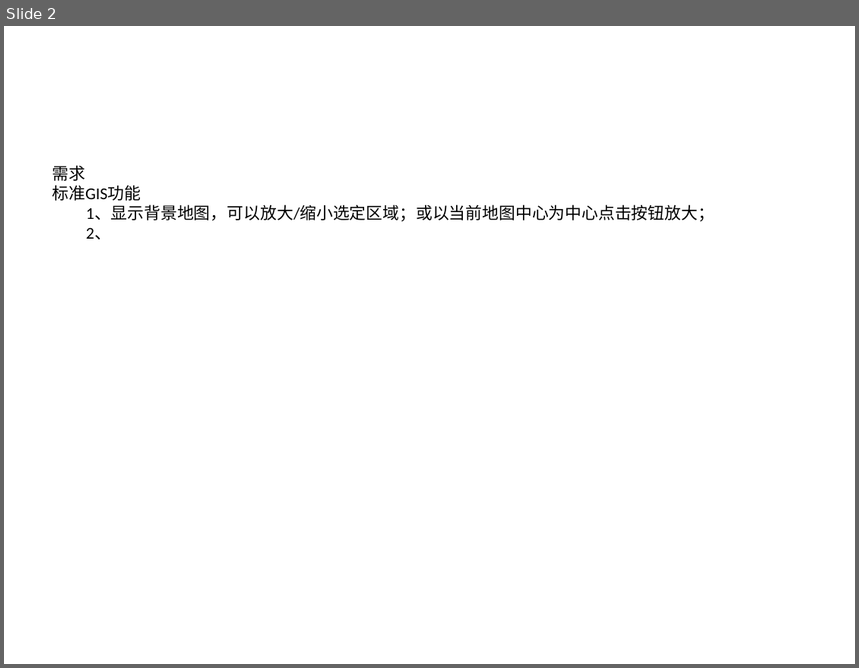
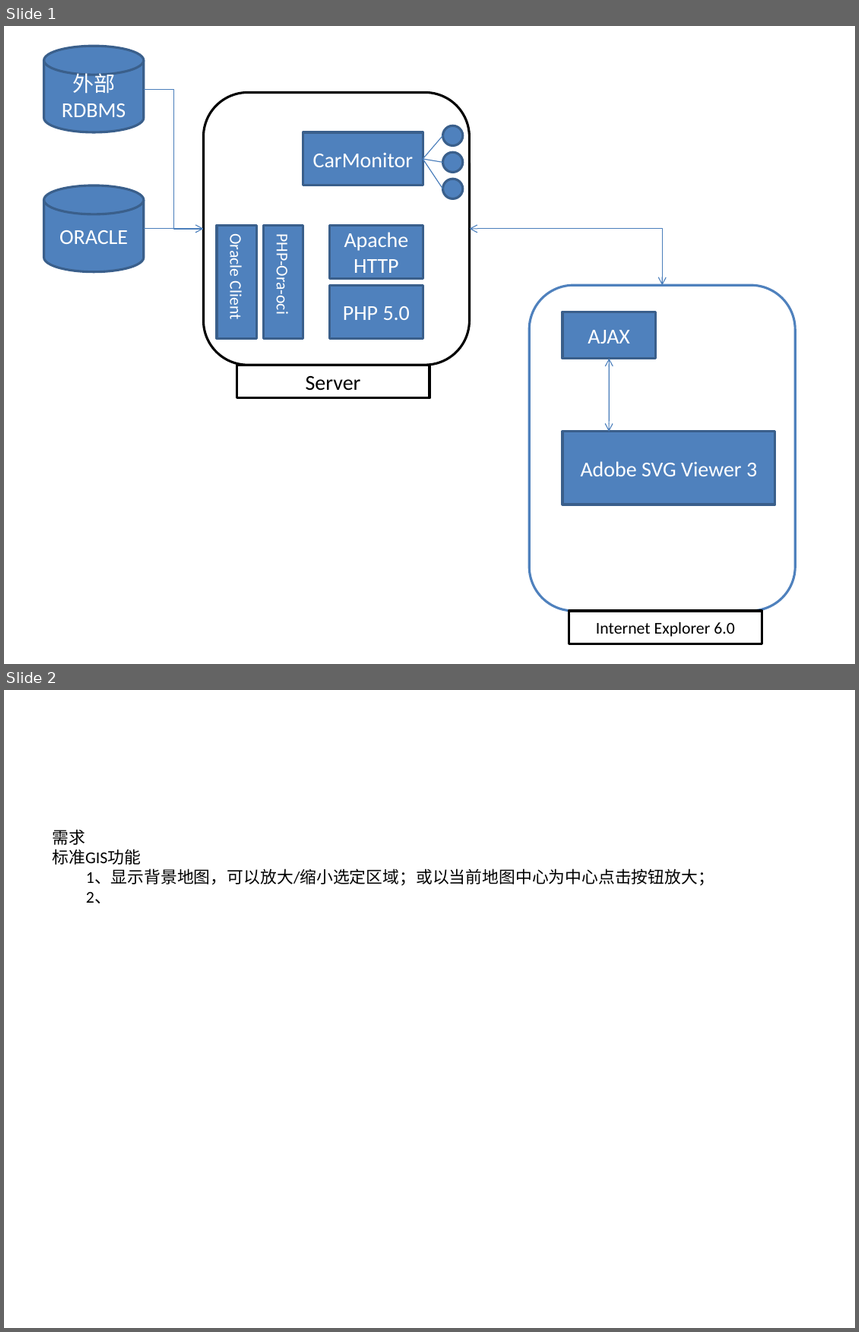
Before and after one commit to huhongjun/mygis, a slide deck: docu/arch.pptx. Shown one above the other, each under a label of ours: slide 2 before the commit, slides 1 and 2 after it. The pictures are 859x668 and 859x1332 pixels, drawn with LibreOffice and Linux fonts; fonts in the diff are those of the drawing. Boxes give left, top, right and bottom in pixels: in the first picture for what was removed or moved away, otherwise in the second. Text is boxed around its words. In the diff, an @@ line names an element or a change of style, - is before the commit and + after.

```diff
--- a/docu/arch.pptx
+++ b/docu/arch.pptx
@@ slide 1 added at <box>4,26,855,664</box>, background #FFFFFF @@
@@ cylinder added at <box>44,46,144,132</box>, fill #4F81BD, outline #3A5F8C 2 pt, 18 pt, text #FFFFFF @@
+外部RDBMS
@@ elbow arrow added from (144, 89) to (203, 229), #4B7EBC 0.75 pt @@
@@ rounded rectangle added at <box>203,92,470,365</box>, fill #FFFFFF, outline #000000 2 pt @@
@@ rectangle added at <box>303,132,424,186</box>, fill #4F81BD, outline #3A5F8C 2 pt, 18 pt, text #FFFFFF @@
+CarMonitor
@@ line added from (423, 159) to (443, 135), #4B7EBC 0.75 pt @@
@@ ellipse added at <box>443,126,463,145</box>, fill #4F81BD, outline #3A5F8C 2 pt @@
@@ line added from (423, 159) to (443, 162), #4B7EBC 0.75 pt @@
@@ line added from (423, 159) to (443, 189), #4B7EBC 0.75 pt @@
@@ ellipse added at <box>443,152,463,172</box>, fill #4F81BD, outline #3A5F8C 2 pt @@
@@ cylinder added at <box>44,185,144,272</box>, fill #4F81BD, outline #3A5F8C 2 pt, 18 pt, text #FFFFFF @@
+ORACLE
@@ ellipse added at <box>443,180,463,199</box>, fill #4F81BD, outline #3A5F8C 2 pt @@
@@ elbow line added from (144, 229) to (203, 229), #4B7EBC 0.75 pt @@
@@ rectangle added at <box>217,225,257,338</box>, fill #4F81BD, outline #3A5F8C 2 pt, 14 pt, text #FFFFFF @@
+Oracle Client
@@ rectangle added at <box>264,225,303,338</box>, fill #4F81BD, outline #3A5F8C 2 pt, 14 pt, text #FFFFFF @@
+PHP-Ora-oci
@@ rectangle added at <box>330,225,423,279</box>, fill #4F81BD, outline #3A5F8C 2 pt, 18 pt, text #FFFFFF @@
+Apache HTTP
@@ elbow double arrow added from (470, 229) to (662, 286), #4B7EBC 0.75 pt @@
@@ rectangle added at <box>330,286,423,339</box>, fill #4F81BD, outline #3A5F8C 2 pt, 18 pt, text #FFFFFF @@
+PHP 5.0
@@ rounded rectangle added at <box>529,286,796,612</box>, fill #FFFFFF, outline #4F81BD 2 pt @@
@@ rectangle added at <box>563,312,655,359</box>, fill #4F81BD, outline #3A5F8C 2 pt, 18 pt, text #FFFFFF @@
+AJAX
@@ rectangle added at <box>237,365,430,398</box>, fill #FFFFFF, outline #000000 2 pt, 18 pt, text #000000 @@
+Server
@@ double arrow added from (609, 359) to (609, 432), #4B7EBC 0.75 pt @@
@@ rectangle added at <box>563,432,775,506</box>, fill #4F81BD, outline #3A5F8C 2 pt, 18 pt, text #FFFFFF @@
+Adobe SVG Viewer 3
@@ rectangle added at <box>569,612,762,645</box>, fill #FFFFFF, outline #000000 2 pt, 14 pt, text #000000 @@
+Internet Explorer 6.0
```
Also in this commit, not shown: 1 other slide added, 1 slide removed, 6 other files.
